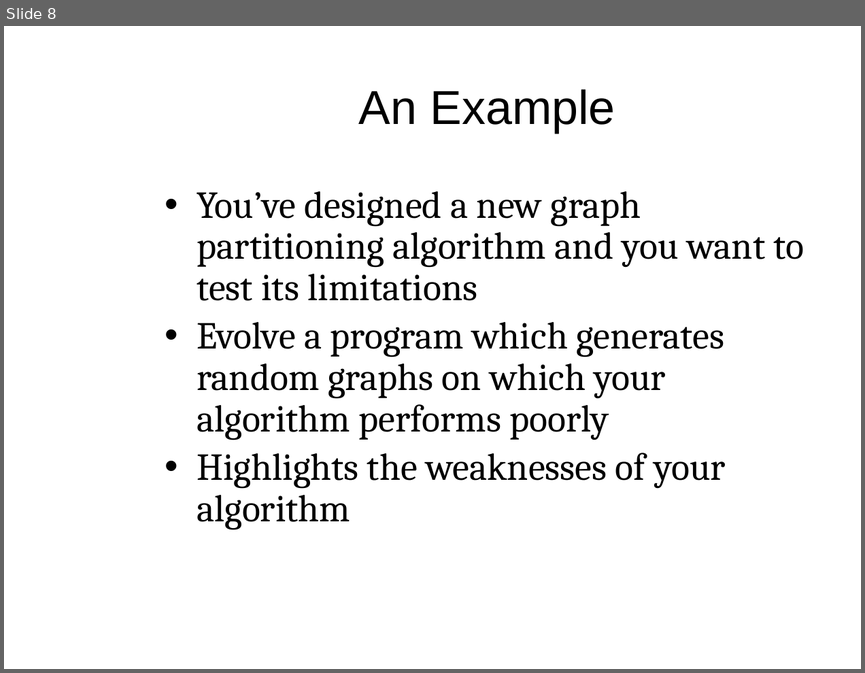
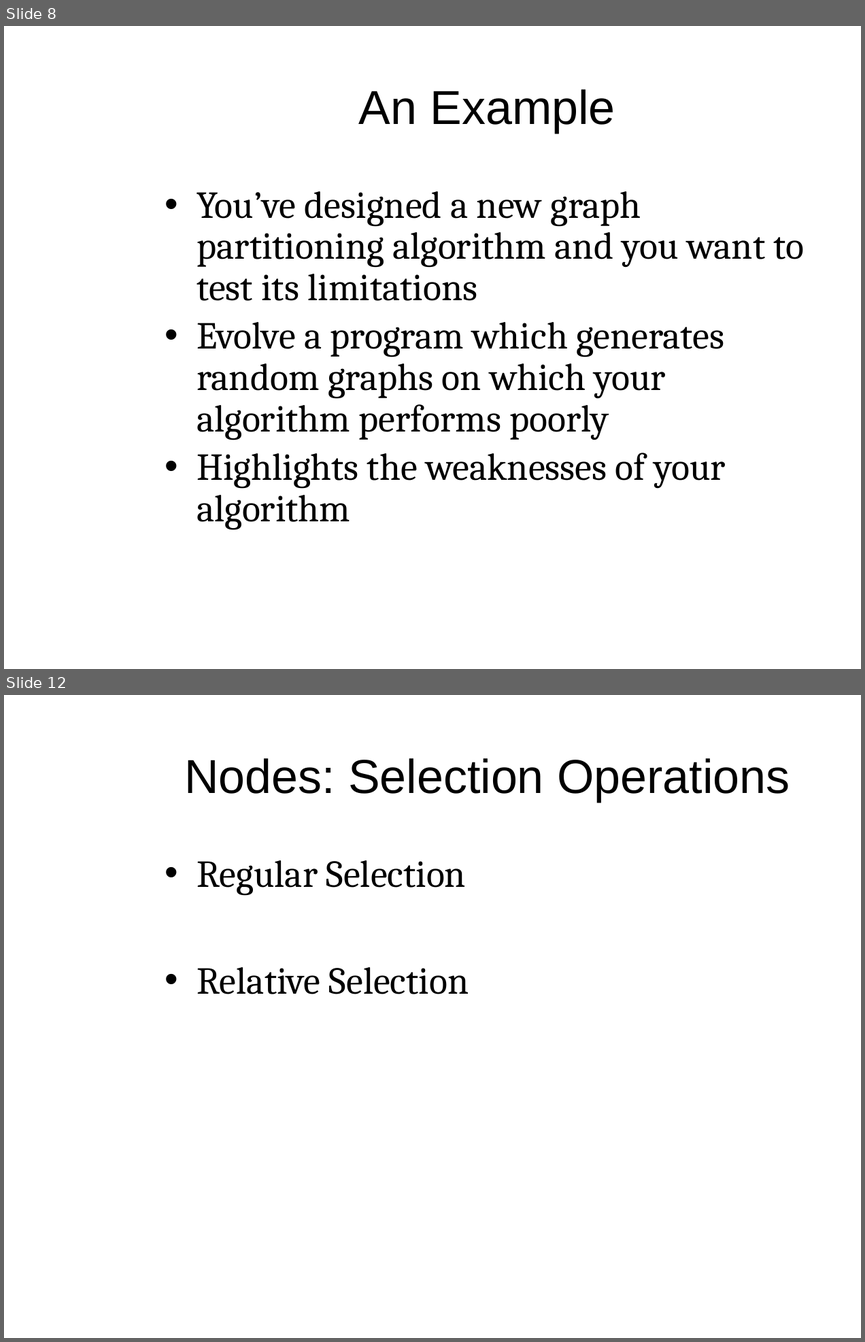
Before and after one commit to mam446/GraphEvo, a slide deck: documents/PopeMartinGraphTheoryPresentation.pptx. Shown one above the other, each under a label of ours: slide 8 before the commit, slides 8 and 12 after it; the slides between them are not shown. The pictures are 865x673 and 865x1342 pixels, drawn with LibreOffice and Linux fonts; fonts in the diff are those of the drawing; background and template pictures are left out. Boxes give left, top, right and bottom in pixels: in the first picture for what was removed or moved away, otherwise in the second. Text is boxed around its words. In the diff, an @@ line names an element or a change of style, - is before the commit and + after.

```diff
--- a/documents/PopeMartinGraphTheoryPresentation.pptx
+++ b/documents/PopeMartinGraphTheoryPresentation.pptx
@@ slide 12 added at [4, 695, 861, 1338], background picture (left out) @@
@@ title added at [184, 758, 789, 802], 40 pt, text #000000 @@
+Nodes: Selection Operations
@@ text added at [197, 860, 468, 994], 32 pt, text #000000 @@
+• Regular Selection
+• Relative Selection
```
Also in this commit, not shown: 1 slide changed, 21 other slides added, 3 slides removed.
